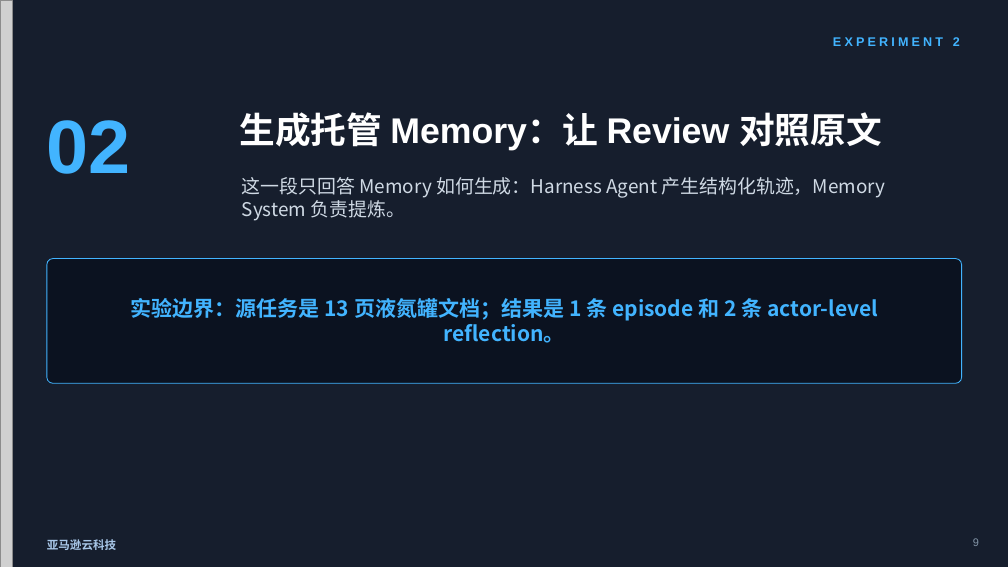
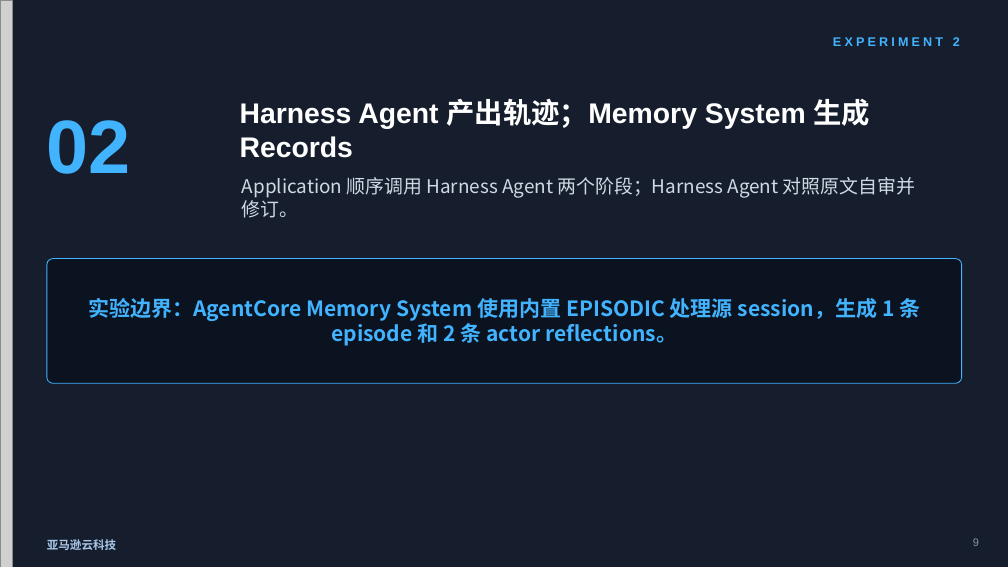
Before and after one commit to dashjim/agentcore-memory-loop, a slide deck: slide 9 of docs/记忆能让Agent越跑越好吗-V3.pptx. Drawn at 1008x567 pixels with LibreOffice and Linux fonts; fonts in the diff are those of the drawing; grey boxes stand for pictures. Boxes give left, top, right and bottom in pixels: in the first picture for what was removed or moved away, otherwise in the second. Text is boxed around its words. In the diff, an @@ line names an element or a change of style, - is before the commit and + after.

Commit message:
docs: clarify role ownership across memory deck

```diff
--- a/docs/记忆能让Agent越跑越好吗-V3.pptx
+++ b/docs/记忆能让Agent越跑越好吗-V3.pptx
@@ text at (x1=240, y1=98, x2=871, y2=158): text changed; size 34 to 27 pt @@
-生成托管 Memory：让 Review 对照原文
+Harness Agent 产出轨迹；Memory System 生成 Records
@@ text at (x1=242, y1=177, x2=915, y2=218): text changed @@
-这一段只回答 Memory 如何生成：Harness Agent 产生结构化轨迹，Memory System 负责提炼。
+Application 顺序调用 Harness Agent 两个阶段；Harness Agent 对照原文自审并修订。
@@ text at (x1=88, y1=298, x2=920, y2=346): text changed @@
-实验边界：源任务是 13 页液氮罐文档；结果是 1 条 episode 和 2 条 actor-level reflection。
+实验边界：AgentCore Memory System 使用内置 EPISODIC 处理源 session，生成 1 条 episode 和 2 条 actor reflections。
```
Also in this commit, not shown: 15 other slides changed, 1 slide added, 1 slide removed, 2 other files.
